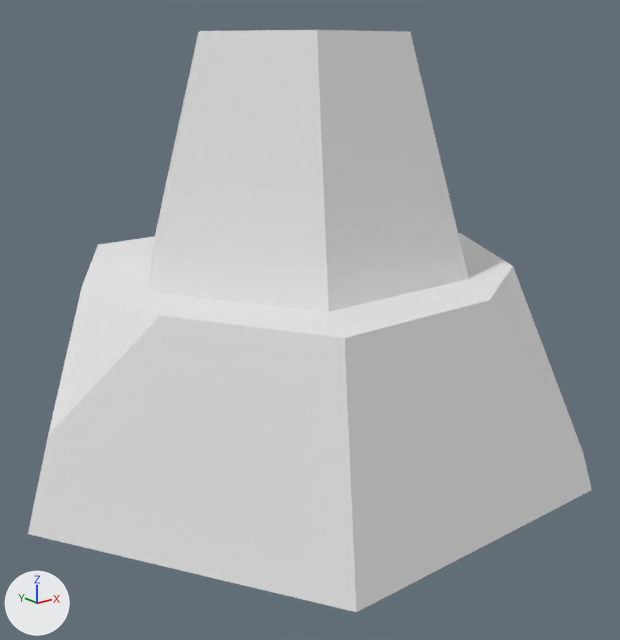
A saved change to the OBJ model DynamicLab/Assets/Nature Kit/Models/OBJ format/rock_smallF.obj.
The view is the same before and after, from a 50 mm camera at (-0.306, -0.393, 0.236) aimed at (-0.003, -0.013, 0.084). The lights are fixed; the arrows at lower left show +X, +Y and +Z. The older version comes first. Where no turn or scale is listed for an object, it has been applied to the vertices.

In view in the first picture: 'rock_smallF'.
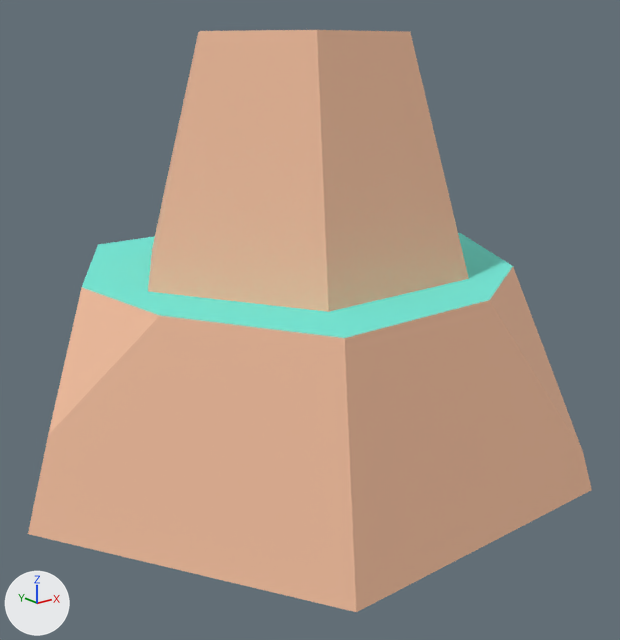
The change, as a diff of the scene's bpy script:
```diff
--- a/DynamicLab/Assets/Nature Kit/Models/OBJ format/rock_smallF.obj.py
+++ b/DynamicLab/Assets/Nature Kit/Models/OBJ format/rock_smallF.obj.py
@@ mat_dirt @@
 mat_dirt = principled_material('dirt')
-mat_dirt.base_color = (0.8, 0.8, 0.8)  # white #e7e7e7
+mat_dirt.base_color = (0.886, 0.514, 0.341)  # beige #f2be9e
 mat_dirt.roughness = 1.0
@@ mat_grass @@
 mat_grass = principled_material('grass')
-mat_grass.base_color = (0.8, 0.8, 0.8)  # white #e7e7e7
+mat_grass.base_color = (0.173, 0.847, 0.722)  # cyan #73eddd
 mat_grass.roughness = 1.0
```

Location of each change, [x1, y1, x2, y2] in pixels of the pictures (620 x 640 px):
'rock_smallF', recoloured (white to beige)
    both: [28, 30, 592, 612]
